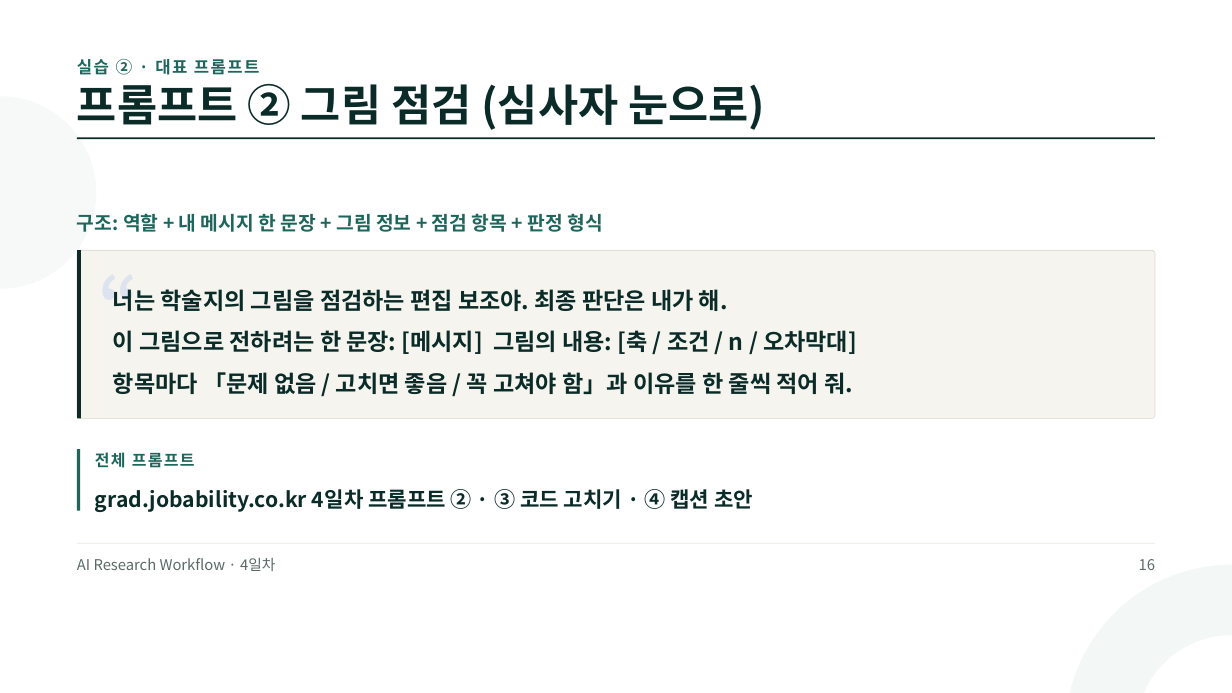
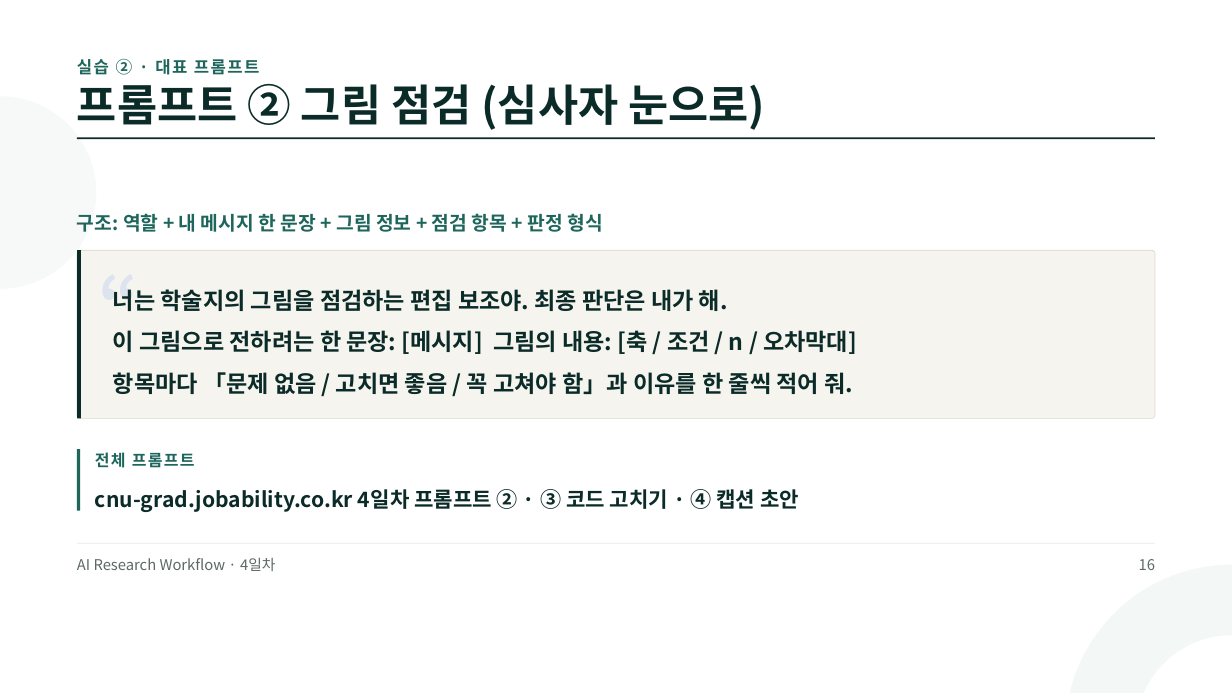
Before and after one commit to jungaistar/materials, a slide deck: slide 16 of grad/grad_day4.pptx. Drawn at 1232x693 pixels with LibreOffice and Linux fonts; fonts in the diff are those of the drawing. Boxes give left, top, right and bottom in pixels: in the first picture for what was removed or moved away, otherwise in the second. Text is boxed around its words. In the diff, an @@ line names an element or a change of style, - is before the commit and + after.

Commit message:
grad 강의 PT 3~5일차 갱신

```diff
--- a/grad/grad_day4.pptx
+++ b/grad/grad_day4.pptx
@@ text at (95, 489, 799, 512): text changed @@
-grad.jobability.co.kr 4일차 프롬프트 ② · ③ 코드 고치기 · ④ 캡션 초안
+cnu-grad.jobability.co.kr 4일차 프롬프트 ② · ③ 코드 고치기 · ④ 캡션 초안
```
Also in this commit, not shown: 7 other slides changed, 5 other files.
